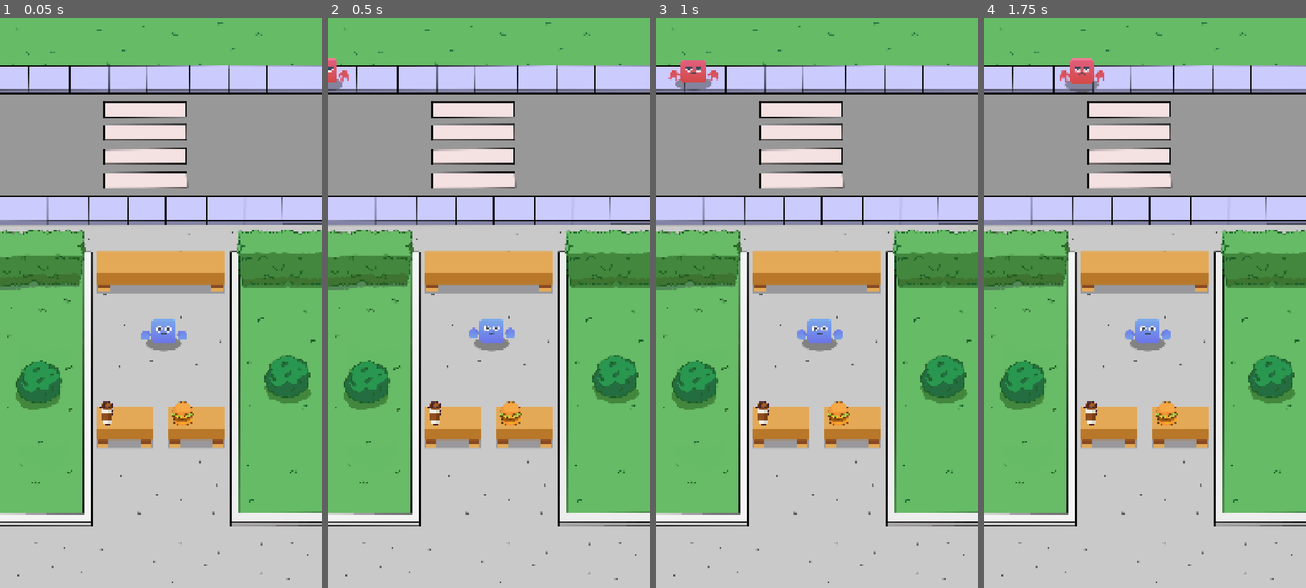
Above: before the commit, frames 1-4 (left to right).
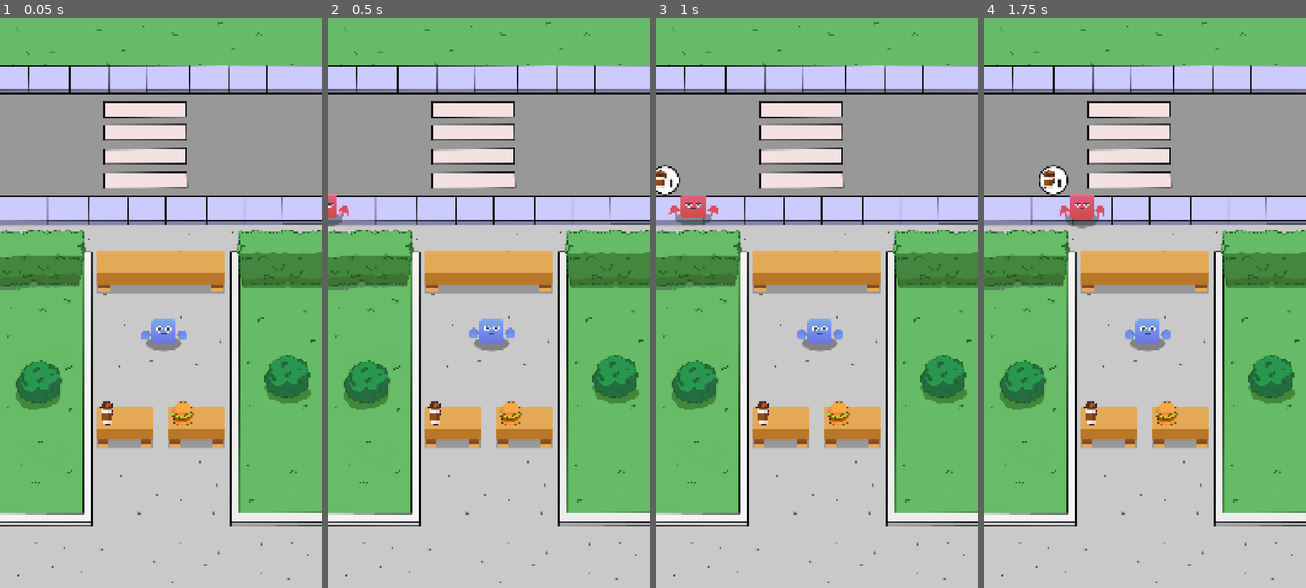
Above: after the commit, the same moments.

Repository: LHO-Developments/Godot-Projects
Game: Godot game, scene res://Scenes/game/game.tscn
Same seed, same stepped clock (60 frames per second), same inputs: the game is played once before the commit and once after it.
Inputs:
- Up to frame 1 (0.05 s): no input
- Up to frame 2 (0.5 s): no input
- Up to frame 3 (1 s): no input
- Up to frame 4 (1.75 s): no input

Frame 1 is identical in both runs. In frame 2, 0.4% of the frame differs, in the area x 0-7%, y 7-37%; in frame 3, 1.4%; in frame 4, 1.5%, in the area x 17-38%, y 7-37%.

Commit message:
Add item obj/class + global game manager

Diff:
--- a/Idle Food Stand/idle-food-stand/Scenes/customer/customer.gd
+++ b/Idle Food Stand/idle-food-stand/Scenes/customer/customer.gd
@@ -1,11 +1,27 @@
 extends Node2D
 class_name Customer;
 
-@onready var body: Sprite2D = %Body
-@onready var face: Sprite2D = %Face
-@onready var hand_left: Sprite2D = %HandLeft
-@onready var hand_right: Sprite2D = %HandRight
-@onready var anim_player: AnimationPlayer = $AnimationPlayer
+@onready var body: Sprite2D = %Body;
+@onready var face: Sprite2D = %Face;
+@onready var hand_left: Sprite2D = %HandLeft;
+@onready var hand_right: Sprite2D = %HandRight;
+@onready var anim_player: AnimationPlayer = $AnimationPlayer;
+
+@onready var item_box: Control = $ItemBox;
+@onready var item_img: TextureRect = %ItemIMG;
+@onready var item_label: Label = %ItemLabel;
+
+
+var request_item: Item;
+var request_quantity: int;
+var current_order_status: int;
+
+func init_customer(item: Item, quantity: int) -> void:
+	request_item = item;
+	request_quantity = quantity;
+	current_order_status = quantity;
+	show_order_ui(); #for testing
+
 
 func set_sprites(data: CustomerData) -> void:
 	body.texture = data.body;
@@ -14,5 +30,12 @@
 	hand_right.texture = data.hand;
 
 
+func show_order_ui() -> void:
+	item_box.show();
+	item_img.texture = request_item.sprite;
+	item_label.text = str(request_quantity);
+
+
+
 func play_move_anim() -> void:
 	anim_player.play("Move");
--- a/Idle Food Stand/idle-food-stand/Scenes/managers/customer_manager.gd
+++ b/Idle Food Stand/idle-food-stand/Scenes/managers/customer_manager.gd
@@ -16,6 +16,11 @@
 	var sprite_data: CustomerData = customer_sprites.pick_random();
 	customer.set_sprites(sprite_data);
 
+	#get random item and quantity
+	var random_quantity: int = randi_range(1,3);
+	var random_item: Item = GameManager.get_random_item();
+	customer.init_customer(random_item,random_quantity);
+
 	#get random spawn pos
 	var random_start_pos: Marker2D = spawn_positions.pick_random();
 	customer.position = random_start_pos.position;
--- /dev/null
+++ b/Idle Food Stand/idle-food-stand/autoloads/game_manager.gd
@@ -0,0 +1,8 @@
+extends Node
+
+const ITEM_BURGER = preload("res://data/item_burger.tres")
+const ITEM_COFFEE = preload("res://data/item_coffee.tres")
+
+func get_random_item() -> Item:
+	var items: Array = [ITEM_BURGER, ITEM_COFFEE];
+	return items.pick_random();
--- /dev/null
+++ b/Idle Food Stand/idle-food-stand/data/item.gd
@@ -0,0 +1,28 @@
+extends Resource
+class_name Item;
+
+enum ItemType {
+	Coffee,
+	Burger
+};
+
+@export var id: String;
+@export var type: ItemType;
+@export var sprite: Texture2D;
+
+@export_group("Cook")
+@export var cook_time: float = 10.0;
+@export var cook_time_reduce_perc: float = 0.50;
+
+@export_group("Upgrade")
+@export var upgrade_cost: float = 3.0;
+@export var upgrade_multi: float = 1.3;
+
+@export_group("Profit")
+@export var profit: float = 4.0;
+@export var profit_multi: float = 1.2;
+
+@export_category("Levels")
+@export var max_level: int = 75;
+
+var current_level: int = 0;
--- /dev/null
+++ b/Idle Food Stand/idle-food-stand/data/item_burger.tres
@@ -0,0 +1,18 @@
+[gd_resource type="Resource" script_class="Item" load_steps=3 format=3 uid="uid://b68yeow1le8cd"]
+
+[ext_resource type="Script" uid="uid://3nvn580ui5ih" path="res://data/item.gd" id="1_vjyhh"]
+[ext_resource type="Texture2D" uid="uid://og6fssd6myd8" path="res://Idle Tycoon Assets/Sprites/UI/Burger.png" id="2_72abt"]
+
+[resource]
+script = ExtResource("1_vjyhh")
+id = "Burger"
+type = 1
+sprite = ExtResource("2_72abt")
+cook_time = 10.0
+cook_time_reduce_perc = 0.8
+upgrade_cost = 4.0
+upgrade_multi = 1.4
+profit = 4.0
+profit_multi = 1.2
+max_level = 75
+metadata/_custom_type_script = "uid://3nvn580ui5ih"
--- /dev/null
+++ b/Idle Food Stand/idle-food-stand/data/item_coffee.tres
@@ -0,0 +1,18 @@
+[gd_resource type="Resource" script_class="Item" load_steps=3 format=3 uid="uid://bpnuwjmm3cpym"]
+
+[ext_resource type="Script" uid="uid://3nvn580ui5ih" path="res://data/item.gd" id="1_8a6sx"]
+[ext_resource type="Texture2D" uid="uid://cjacmgi2eu6yq" path="res://Idle Tycoon Assets/Sprites/UI/Coffee.png" id="2_qtu6f"]
+
+[resource]
+script = ExtResource("1_8a6sx")
+id = "Coffee"
+type = 0
+sprite = ExtResource("2_qtu6f")
+cook_time = 8.0
+cook_time_reduce_perc = 0.7
+upgrade_cost = 3.0
+upgrade_multi = 1.3
+profit = 4.0
+profit_multi = 1.2
+max_level = 75
+metadata/_custom_type_script = "uid://3nvn580ui5ih"
--- a/Idle Food Stand/idle-food-stand/project.godot
+++ b/Idle Food Stand/idle-food-stand/project.godot
@@ -15,6 +15,10 @@
 config/features=PackedStringArray("4.4", "Mobile")
 config/icon="res://icon.svg"
 
+[autoload]
+
+GameManager="*res://autoloads/game_manager.gd"
+
 [display]
 
 window/size/viewport_width=1080
Not shown, added: Idle Food Stand/idle-food-stand/autoloads/game_manager.gd.uid
Not shown, added: Idle Food Stand/idle-food-stand/data/item.gd.uid
